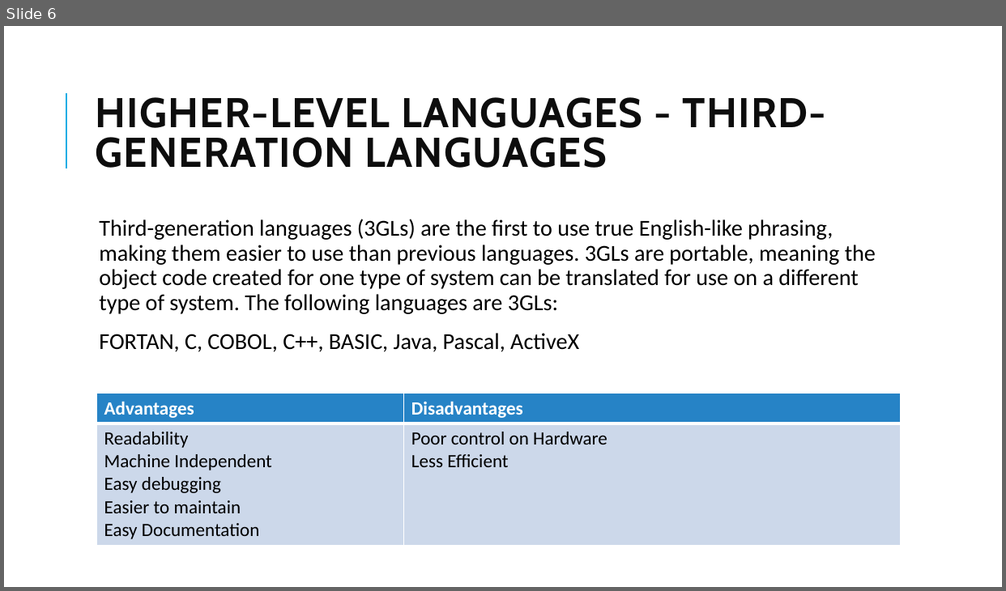
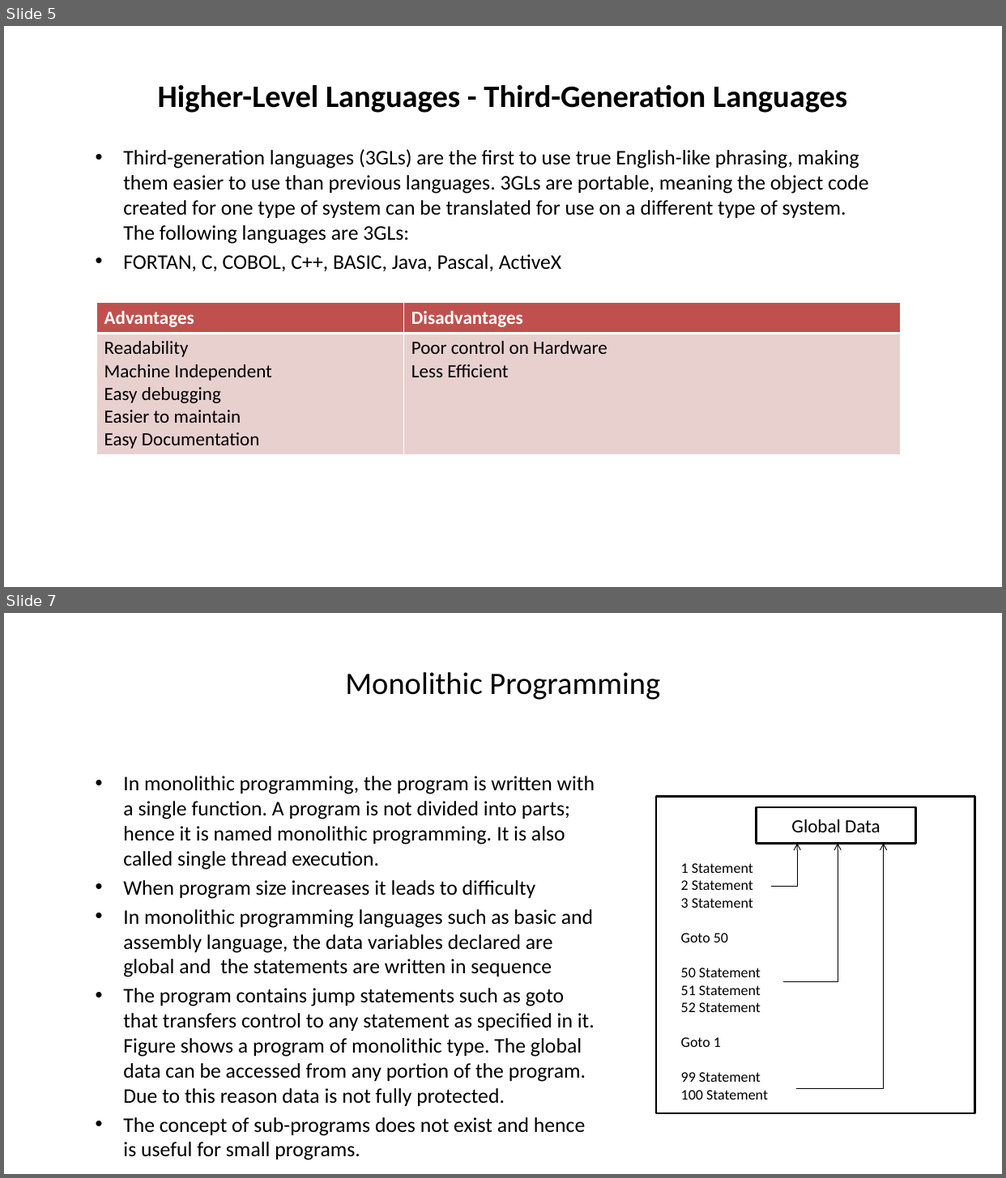
Before and after one commit to mahendra-shinde/JP, a slide deck: ritesh/Evolution and History of Programming Languages.pptx. Shown one above the other, each under a label of ours: slide 6 before the commit, slides 5 and 7 after it; the slides between them are not shown. The pictures are 1006x591 and 1006x1178 pixels, drawn with LibreOffice and Linux fonts; fonts in the diff are those of the drawing. Boxes give left, top, right and bottom in pixels: in the first picture for what was removed or moved away, otherwise in the second. Text is boxed around its words. In the diff, an @@ line names an element or a change of style, - is before the commit and + after.

```diff
--- a/ritesh/Evolution and History of Programming Languages.pptx
+++ b/ritesh/Evolution and History of Programming Languages.pptx
@@ slide 7 added at bbox=[4, 613, 1002, 1174], background #FFFFFF @@
@@ title added at bbox=[345, 672, 660, 700], 30 pt, text #000000 @@
+Monolithic Programming
@@ text added at bbox=[123, 776, 594, 1161], 20 pt, text #000000 @@
+• In monolithic programming, the program is written with a single function. A program is not divided into parts; hence it is named monolithic programming. It is also called single thread execution.
+• When program size increases it leads to difficulty
+• In monolithic programming languages such as basic and assembly language, the data variables declared are global and the statements are written in sequence
+• The program contains jump statements such as goto that transfers control to any statement as specified in it. Figure shows a program of monolithic type. The global data can be accessed from any portion of the program. Due to this reason data is not fully protected.
+• The concept of sub-programs does not exist and hence is useful for small programs.
@@ rectangle added at bbox=[656, 796, 975, 1113], outline #000000 2 pt @@
@@ rectangle added at bbox=[756, 807, 916, 844], outline #000000 2 pt, 18 pt, text #000000 @@
+Global Data
@@ elbow arrow added from (771, 886) to (798, 844), #000000 0.75 pt @@
@@ elbow arrow added from (784, 982) to (838, 844), #000000 0.75 pt @@
@@ elbow arrow added from (797, 1089) to (884, 844), #000000 0.75 pt @@
@@ text added at bbox=[681, 863, 768, 1100], 14 pt, text #000000 @@
+1 Statement
+2 Statement
+3 Statement
+Goto 50
+50 Statement
+51 Statement
+52 Statement
+Goto 1
+99 Statement
+100 Statement
@@ what was slide 6 is now slide 5 @@
@@ slide 5 changed as well @@
@@ line removed from (66, 169) to (66, 93) @@
@@ title at bbox=[158, 85, 847, 113]: text changed; size 40 to 30 pt; font Cabin to Calibri; text colour #0D0D0D to #000000 @@
-HIGHER-LEVEL LANGUAGES - THIRD-GENERATION LANGUAGES
+Higher-Level Languages - Third-Generation Languages
@@ text "Third-generation languages (3GLs) are the ...": place and size @@
-text "Third-generation languages (3GLs) are the ..." at bbox=[99, 219, 876, 352]
+text "Third-generation languages (3GLs) are the ..." at bbox=[123, 149, 868, 271]
@@ text "Third-generation languages (3GLs) are the ..." at bbox=[123, 149, 868, 271]: size 22 to 20 pt; bullet   to •; line spacing 0.9 to 1; less space between paragraphs @@
@@ table at bbox=[97, 303, 900, 453] @@
@@ fill #2683C6 to #C0504D in row 1 @@
@@ fill #CDD9EA to #E8D0D0 in row 2 @@
@@ table: place and size @@
-table at bbox=[97, 394, 900, 544]
+table at bbox=[97, 303, 900, 453]
```
Also in this commit, not shown: 5 other slides changed, 2 other slides added, 4 slides removed.
